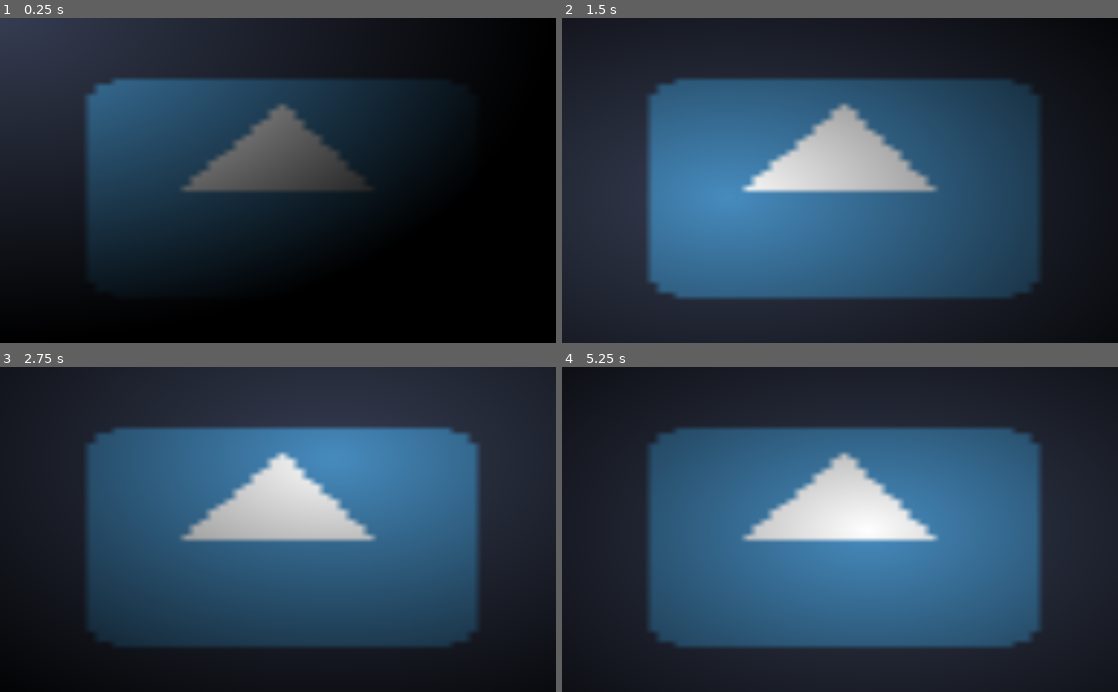
Above: before the commit, frames 1-4 (two rows, left to right).
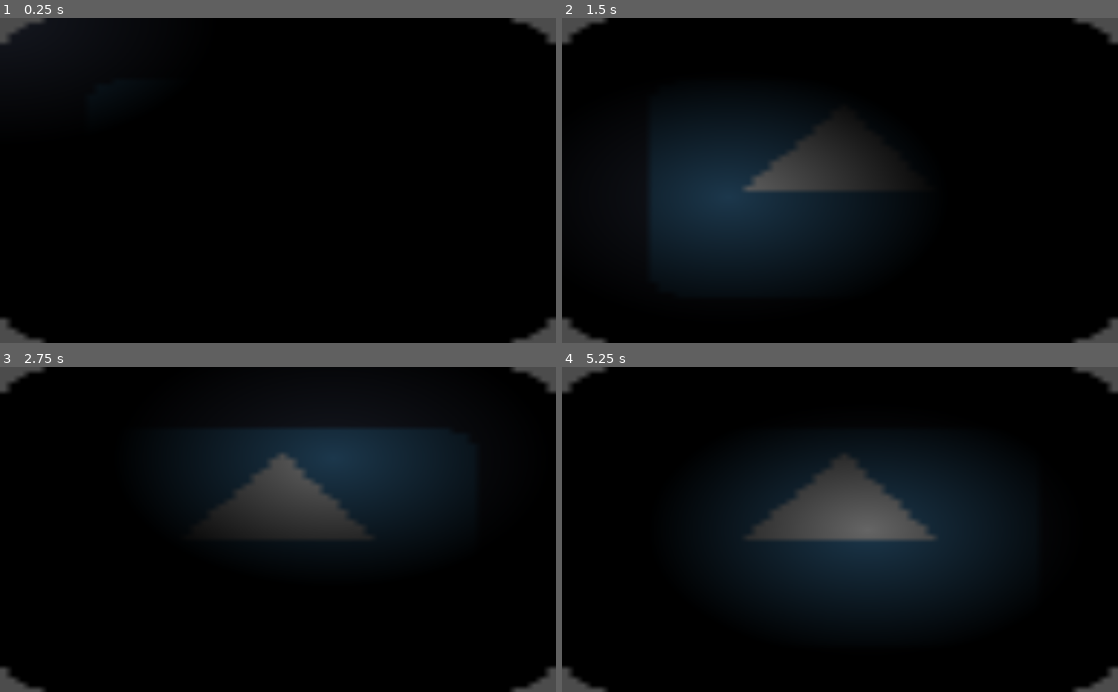
Above: after the commit, the same moments.

Repository: MichaelReel/2DMapGen
Game: Godot game, scene res://SpotLightShader.tscn
Two runs of this game, one before a commit and one after it. Both use one fixed random seed, a clock stepped at 60 frames per second and the inputs below. This scene is started directly instead of the project's main scene. The engine's default icon, where the game draws it, is replaced by a stand-in: a white triangle on a blue panel in a dark square.
Inputs (mouse positions are in pixels of both pictures, inside the frame that each line leads up to):
- Up to frame 1 (0.25 s): no input
- Up to frame 2 (1.5 s): tap Enter at 0.5 s; move the mouse to (962, 164) at 0.52 s; click (962, 164) at 0.67 s; tap Space at 1.25 s; move the mouse to (728, 196) at 1.27 s; click (728, 196) at 1.42 s
- Up to frame 3 (2.75 s): tap Enter at 2 s; move the mouse to (333, 458) at 2.02 s; click (333, 458) at 2.17 s
- Up to frame 4 (5.25 s): tap Space at 2.75, 4.25 s; move the mouse to (812, 594) at 2.77 s; click (812, 594) at 2.92 s; tap Enter at 3.5 s; move the mouse to (1006, 578) at 3.52 s; click (1006, 578) at 3.67 s; move the mouse to (673, 480) at 4.27 s; click (673, 480) at 4.42 s; move the mouse to (867, 529) at 5.02 s; click (867, 529) at 5.17 s

The runs differ from the first frame. In frame 1, 54% of the frame differs, in the area x 0-100%, y 0-100%; in frame 2, 93%; in frame 3, 90%; in frame 4, 100%.

Commit message:
More playing about with the spot light

Diff:
--- a/ShaderInput.gd
+++ b/ShaderInput.gd
@@ -1,12 +1,12 @@
 extends TextureRect
 
 const COOL_DOWN : float = 1.000
-const ZOOM_SPEED : float = 0.1
-const ZOOM_MAX : float = 1.5
+const ZOOM_SPEED : float = 0.05
+const ZOOM_MAX : float = 1.3
 const ZOOM_MIN : float = ZOOM_SPEED
 
 var cool_down := COOL_DOWN
-var zoom := 1.0
+var zoom := 0.4
 
 func _process(delta):
 	# Get shader properties
--- a/SpotLightShader.tscn
+++ b/SpotLightShader.tscn
@@ -11,20 +11,25 @@
 output_port_for_preview = 0
 input_name = "uv"
 
-[sub_resource type="VisualShaderNodeScalarOp" id=12]
-default_input_values = [ 0, 1.0, 1, 0.0 ]
-operator = 1
-
 [sub_resource type="VisualShaderNodeVectorOp" id=13]
 operator = 2
-
-[sub_resource type="VisualShaderNodeVectorCompose" id=14]
 
 [sub_resource type="VisualShaderNodeScalarUniform" id=15]
 uniform_name = "Zoom"
 
+[sub_resource type="VisualShaderNodeSwitch" id=16]
+
+[sub_resource type="VisualShaderNodeCompare" id=17]
+function = 3
+
+[sub_resource type="VisualShaderNodeVectorCompose" id=18]
+
 [sub_resource type="VisualShaderNodeVec3Uniform" id=1]
 uniform_name = "Mouse"
+
+[sub_resource type="VisualShaderNodeScalarOp" id=19]
+default_input_values = [ 0, 1.0, 1, 0.0 ]
+operator = 1
 
 [sub_resource type="VisualShaderNodeVectorDistance" id=7]
 output_port_for_preview = 0
@@ -63,17 +68,33 @@
 // Distance:8
 	float n_out8p0 = distance(n_out12p0, n_out2p0);
 
-// ScalarOp:13
-	float n_out13p0 = n_out16p0 - n_out8p0;
+// Compare:18
+	bool n_out18p0 = n_out16p0>=n_out8p0;
 
-// VectorCompose:15
-	vec3 n_out15p0 = vec3(n_out13p0, n_out13p0, n_out13p0);
+// ScalarOp:20
+	float n_out20p0 = n_out16p0 - n_out8p0;
+
+// VectorCompose:19
+	vec3 n_out19p0 = vec3(n_out20p0, n_out20p0, n_out20p0);
+
+// VectorSwitch:17
+	vec3 n_in17p2 = vec3(0.00000, 0.00000, 0.00000);
+	vec3 n_out17p0;
+	if(n_out18p0)
+	{
+		n_out17p0 = n_out19p0;
+	}
+	else
+	{
+		n_out17p0 = n_in17p2;
+	}
 
 // VectorOp:14
-	vec3 n_out14p0 = n_out11p0 * n_out15p0;
+	vec3 n_out14p0 = n_out11p0 * n_out17p0;
 
 // Output:0
 	COLOR.rgb = n_out14p0;
+	COLOR.a = n_out11p1;
 
 }
 
@@ -83,27 +104,31 @@
 }
 "
 custom_defines = ""
-graph_offset = Vector2( 0, -151.28 )
+graph_offset = Vector2( 0, -200.34 )
 mode = 1
 flags/light_only = false
 nodes/fragment/0/position = Vector2( 1220, 0 )
 nodes/fragment/2/node = SubResource( 1 )
-nodes/fragment/2/position = Vector2( 40, 480 )
+nodes/fragment/2/position = Vector2( -20, 60 )
 nodes/fragment/8/node = SubResource( 7 )
-nodes/fragment/8/position = Vector2( 280, 320 )
+nodes/fragment/8/position = Vector2( 200, 240 )
 nodes/fragment/11/node = SubResource( 10 )
-nodes/fragment/11/position = Vector2( 620, -80 )
+nodes/fragment/11/position = Vector2( 540, -120 )
 nodes/fragment/12/node = SubResource( 11 )
-nodes/fragment/12/position = Vector2( 40, 220 )
-nodes/fragment/13/node = SubResource( 12 )
-nodes/fragment/13/position = Vector2( 540, 200 )
+nodes/fragment/12/position = Vector2( 40, -160 )
 nodes/fragment/14/node = SubResource( 13 )
-nodes/fragment/14/position = Vector2( 980, 120 )
-nodes/fragment/15/node = SubResource( 14 )
-nodes/fragment/15/position = Vector2( 800, 340 )
+nodes/fragment/14/position = Vector2( 980, -140 )
 nodes/fragment/16/node = SubResource( 15 )
-nodes/fragment/16/position = Vector2( 60, 0 )
-nodes/fragment/connections = PoolIntArray( 2, 0, 8, 1, 12, 0, 8, 0, 12, 0, 11, 0, 8, 0, 13, 1, 15, 0, 14, 1, 11, 0, 14, 0, 13, 0, 15, 0, 13, 0, 15, 1, 13, 0, 15, 2, 14, 0, 0, 0, 16, 0, 13, 0 )
+nodes/fragment/16/position = Vector2( 300, 0 )
+nodes/fragment/17/node = SubResource( 16 )
+nodes/fragment/17/position = Vector2( 900, 200 )
+nodes/fragment/18/node = SubResource( 17 )
+nodes/fragment/18/position = Vector2( 540, 100 )
+nodes/fragment/19/node = SubResource( 18 )
+nodes/fragment/19/position = Vector2( 800, 440 )
+nodes/fragment/20/node = SubResource( 19 )
+nodes/fragment/20/position = Vector2( 520, 360 )
+nodes/fragment/connections = PoolIntArray( 2, 0, 8, 1, 12, 0, 8, 0, 11, 0, 14, 0, 14, 0, 0, 0, 17, 0, 14, 1, 16, 0, 18, 0, 8, 0, 18, 1, 18, 0, 17, 0, 12, 0, 11, 0, 19, 0, 17, 1, 8, 0, 20, 1, 20, 0, 19, 0, 20, 0, 19, 1, 20, 0, 19, 2, 16, 0, 20, 0, 11, 1, 0, 1 )
 
 [sub_resource type="ShaderMaterial" id=6]
 shader = SubResource( 5 )
Not shown: 1 places in SpotLightShader.tscn that only renumber resources
